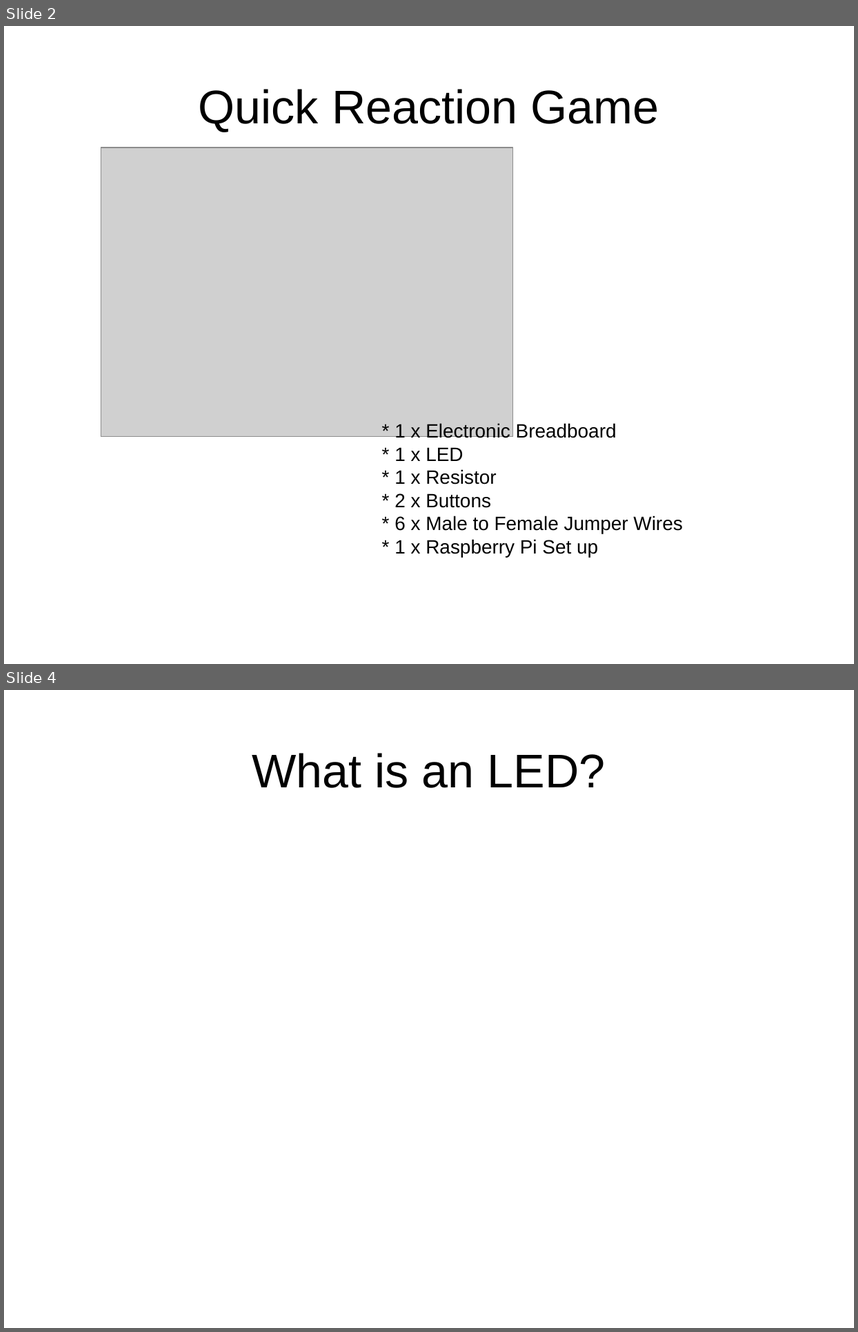
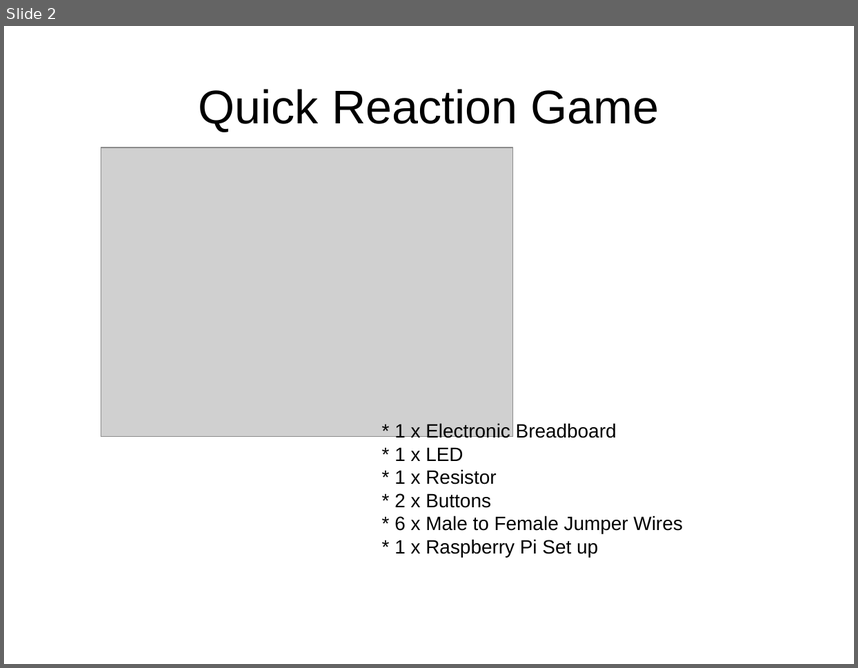
Before and after one commit to RaspiKidd/MozFest2017, a slide deck: Presentation/Presentation.odp. Shown one above the other, each under a label of ours: slides 2 and 4 before the commit, slide 2 after it; the slides between them are not shown. The pictures are 858x1332 and 858x668 pixels, drawn with LibreOffice and Linux fonts; fonts in the diff are those of the drawing; grey boxes stand for pictures. Boxes give left, top, right and bottom in pixels: in the first picture for what was removed or moved away, otherwise in the second. Text is boxed around its words. In the diff, an @@ line names an element or a change of style, - is before the commit and + after.

```diff
--- a/Presentation/Presentation.odp
+++ b/Presentation/Presentation.odp
@@ slide 4 removed at (x1=4, y1=690, x2=854, y2=1328), background #FFFFFF @@
@@ title removed at (x1=252, y1=753, x2=606, y2=788) @@
-What is an LED?
```
Also in this commit, not shown: 1 slide changed, 4 slides added, 1 other file.
